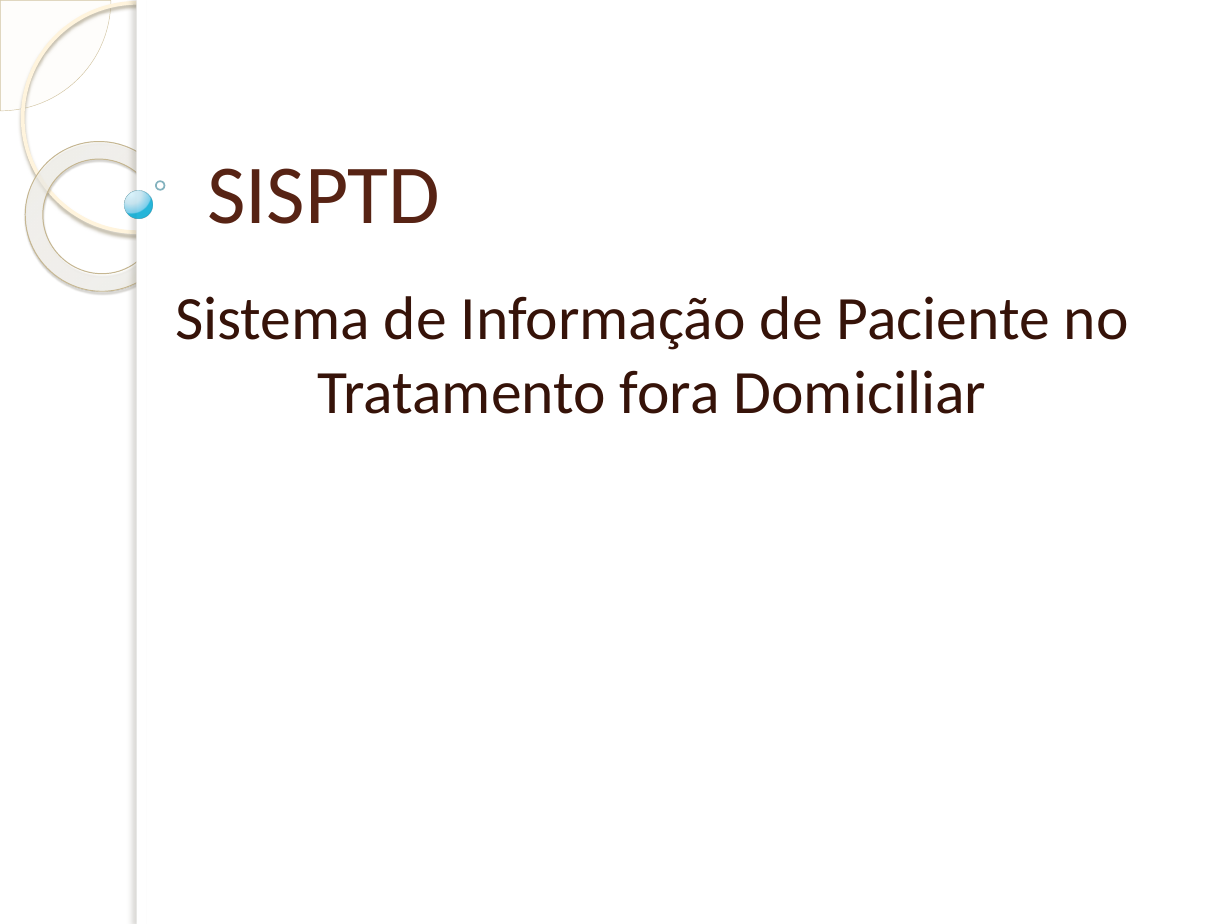
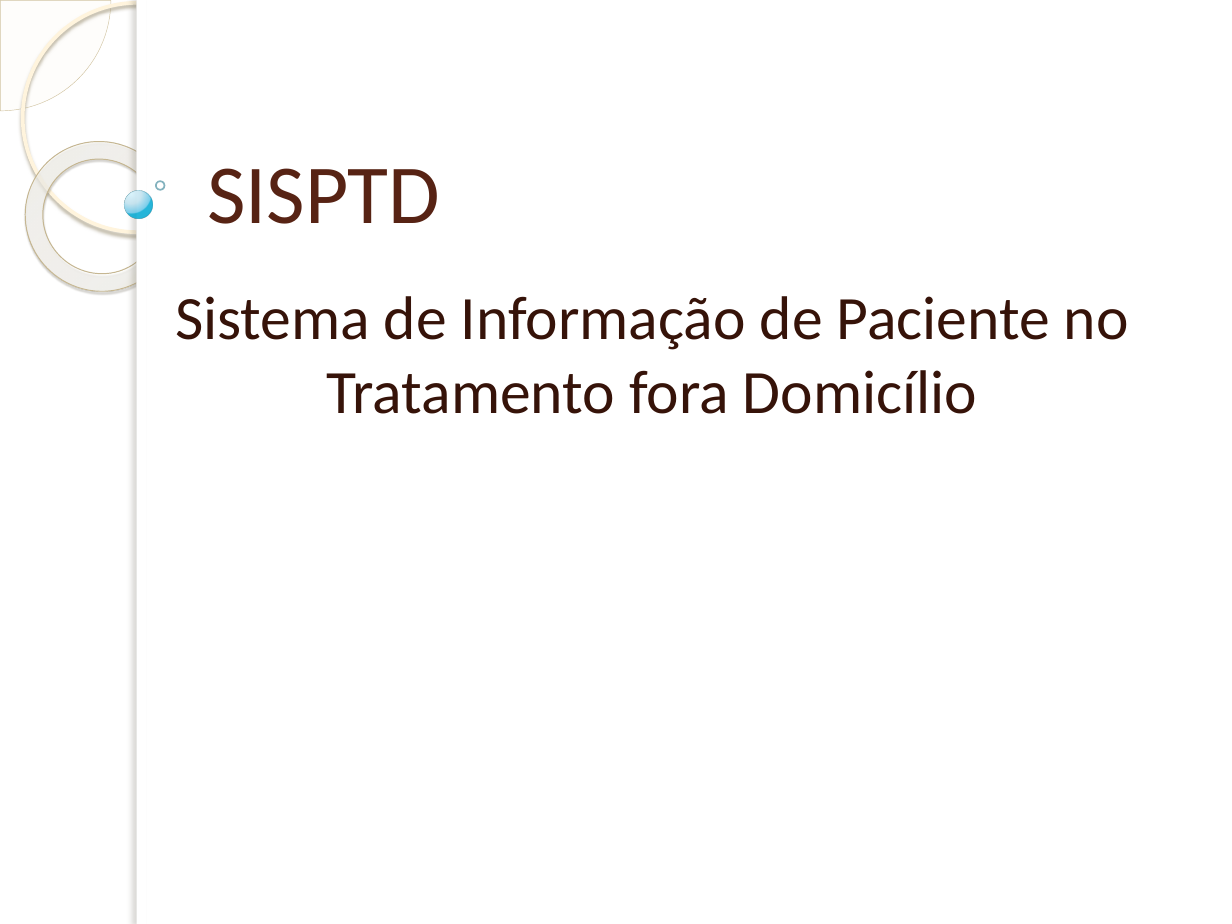
Before and after one commit to pjsantosp/PROJETOTCC, a slide deck: slide 2 of Apresentação TCC2 Paulo.pptx. Drawn at 1232x924 pixels with LibreOffice and Linux fonts; fonts in the diff are those of the drawing; background and template pictures are left out. Boxes give left, top, right and bottom in pixels: in the first picture for what was removed or moved away, otherwise in the second. Text is boxed around its words. In the diff, an @@ line names an element or a change of style, - is before the commit and + after.

```diff
--- a/Apresentação TCC2 Paulo.pptx
+++ b/Apresentação TCC2 Paulo.pptx
@@ subtitle at bbox=[175, 296, 1129, 414]: text changed @@
-Sistema de Informação de Paciente no Tratamento fora Domiciliar
+Sistema de Informação de Paciente no Tratamento fora Domicílio
```
Also in this commit, not shown: 6 other slides changed.
